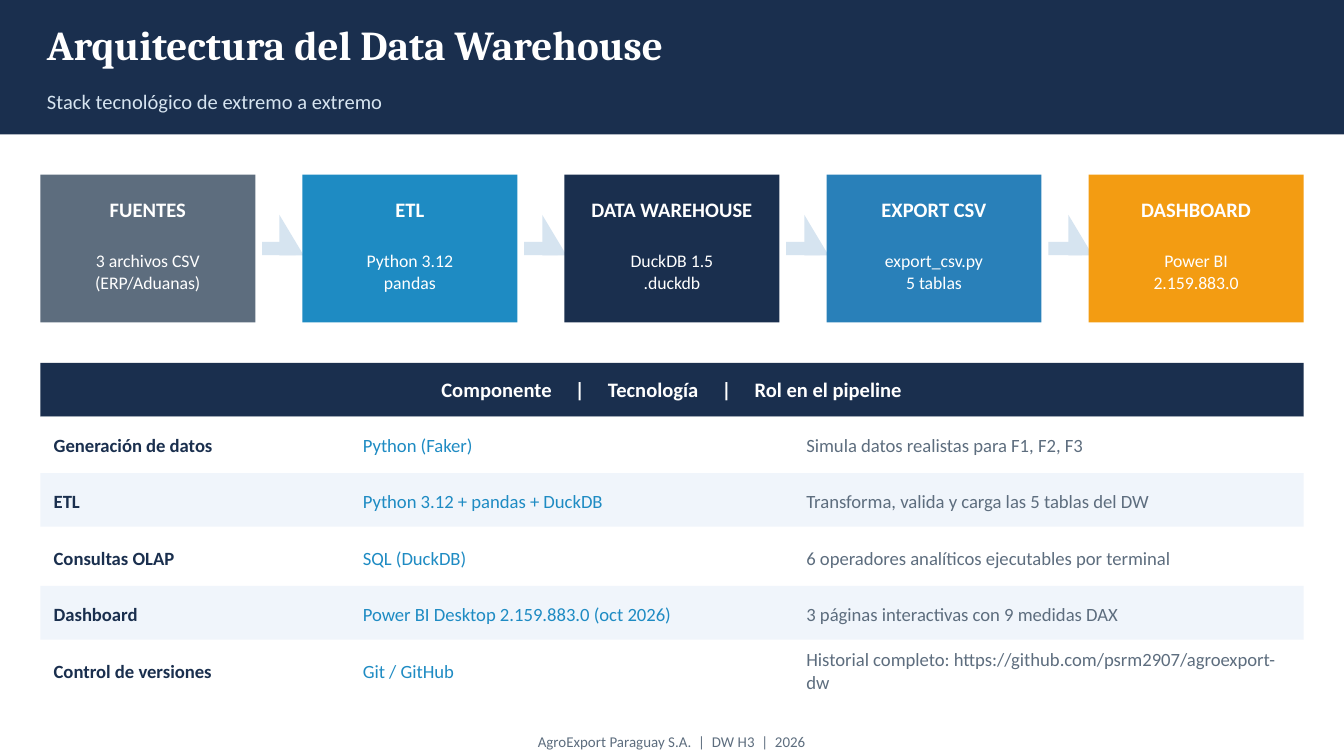
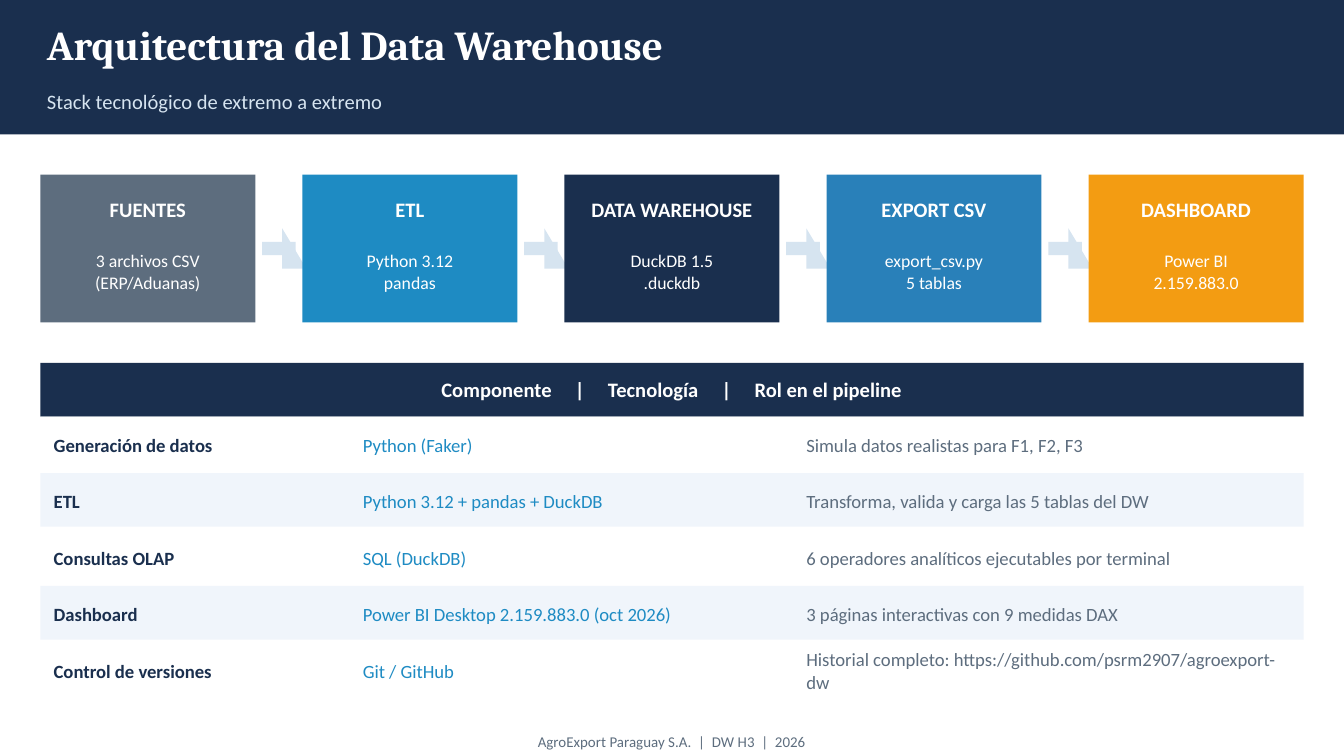
Before and after one commit to PedroSRM/agroexport-dw, a slide deck: slide 6 of presentacion/H3_Presentacion_AgroExport.pptx (slide 5 before the commit). Drawn at 1344x756 pixels with LibreOffice and Linux fonts; fonts in the diff are those of the drawing. Boxes give left, top, right and bottom in pixels: in the first picture for what was removed or moved away, otherwise in the second. Text is boxed around its words. In the diff, an @@ line names an element or a change of style, - is before the commit and + after.

```diff
--- a/presentacion/H3_Presentacion_AgroExport.pptx
+++ b/presentacion/H3_Presentacion_AgroExport.pptx
@@ 4 right triangles: place and size @@
-4 right triangles at (280,215,1093,255)
+4 right triangles at (282,228,1093,269)
```
Also in this commit, not shown: 6 other slides changed, 1 slide added.
